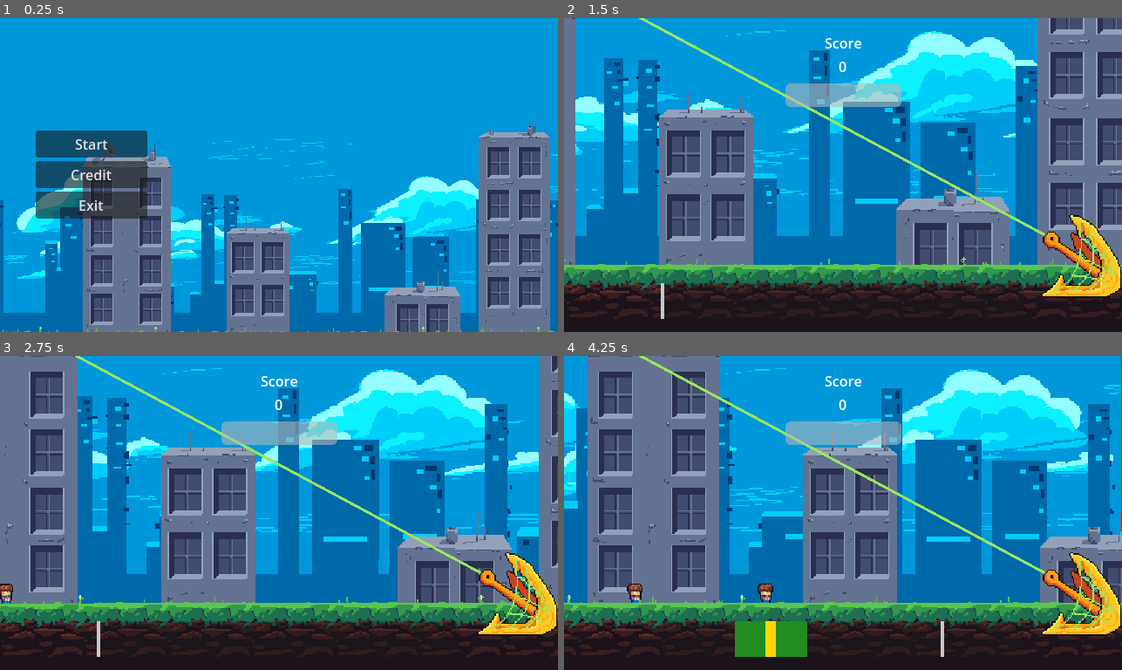
Above: before the commit, frames 1-4 (two rows, left to right).
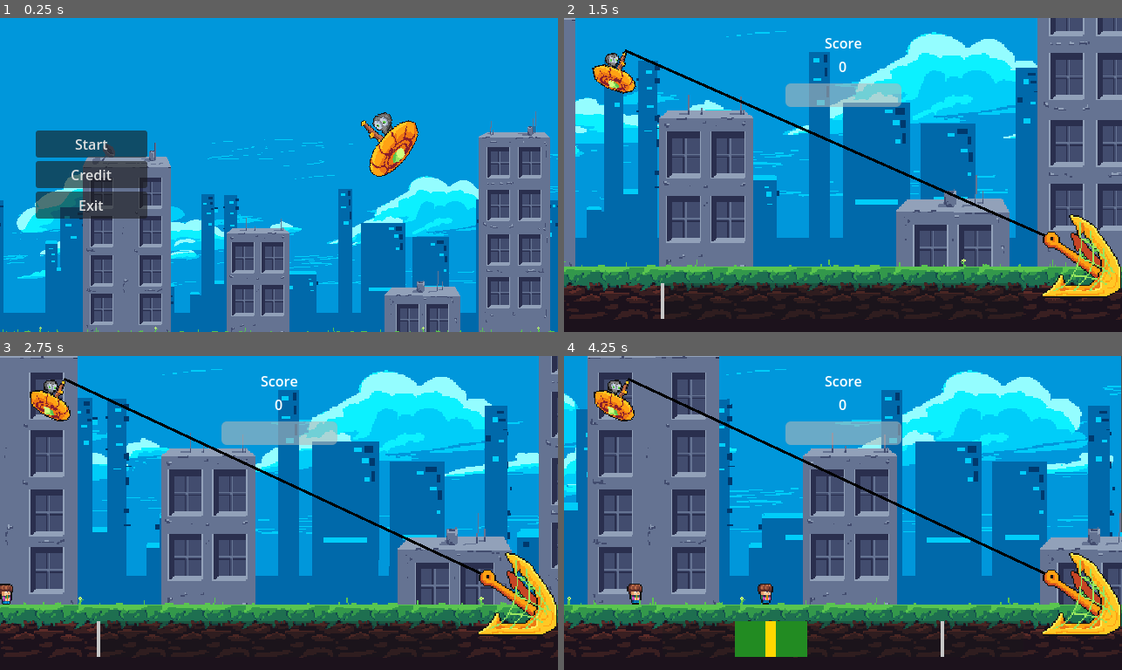
Above: after the commit, the same moments.

Repository: Tenes/mini-jam-153
Game: Godot game, scene res://Scenes/main_menu_scene.tscn
Same seed, same stepped clock (60 frames per second), same inputs: the game is played once before the commit and once after it.
Inputs (mouse positions are in pixels of both pictures, inside the frame that each line leads up to):
- Up to frame 1 (0.25 s): no input
- Up to frame 2 (1.5 s): click "Start" at 0.5 s; move the mouse to (965, 159) at 1.27 s; click (965, 159) at 1.35 s
- Up to frame 3 (2.75 s): move the mouse to (167, 528) at 2.02 s; click (167, 528) at 2.1 s
- Up to frame 4 (4.25 s): move the mouse to (898, 443) at 2.77 s; click (898, 443) at 2.85 s; move the mouse to (815, 575) at 3.52 s; click (815, 575) at 3.6 s

The runs differ from the first frame. In frame 1, 1.2% of the frame differs, in the area x 64-75%, y 30-51%; in frame 2, 10%; in frame 3, 10%; in frame 4, 11%, in the area x 0-100%, y 0-97%.

Commit message:
added zorblug

Diff:
--- /dev/null
+++ b/Models/Decor/WobblingSprite2D.gd
@@ -0,0 +1,13 @@
+extends Sprite2D
+
+
+# Called when the node enters the scene tree for the first time.
+func _ready():
+	var tween = get_tree().create_tween().set_loops()
+	tween.tween_property(self,"position",Vector2.UP * 5,0.5).from_current()
+	tween.tween_property(self,"position",Vector2.DOWN * 5,0.5).from_current()
+
+
+# Called every frame. 'delta' is the elapsed time since the previous frame.
+func _process(delta):
+	pass
--- a/Models/Interactable/interactable.tscn
+++ b/Models/Interactable/interactable.tscn
@@ -6,7 +6,7 @@
 [sub_resource type="RectangleShape2D" id="RectangleShape2D_spf4m"]
 size = Vector2(8, 13.5)
 
-[node name="Interactable" type="Node2D"]
+[node name="Interactable2" type="Node2D"]
 script = ExtResource("1_ju4d7")
 
 [node name="Hitbox" type="Area2D" parent="."]
@@ -22,7 +22,6 @@
 
 [node name="AudioStreamPlayer2D" type="AudioStreamPlayer2D" parent="."]
 stream = ExtResource("2_okfs3")
-volume_db = -5.0
 pitch_scale = 1.05
 
 [connection signal="area_entered" from="Hitbox" to="." method="_on_hitbox_area_entered"]
--- a/Models/Rope/Rope.gd
+++ b/Models/Rope/Rope.gd
@@ -2,12 +2,13 @@
 class_name Rope
 
 var linkedHarpoon : Harpoon;
-
+@export var origin : Marker2D
 func linkToHarpoon(harpoon: Harpoon) -> void:
 	width = 2;
-	add_point(Vector2(0, 0));
+	add_point(origin.global_position);
 	add_point(harpoon.getRopeHolePoint());
 	linkedHarpoon = harpoon;
 
 func update() -> void:
 	self.points[1] = linkedHarpoon.getRopeHolePoint();
+	self.points[0] = origin.global_position;
--- a/Models/UI/ActionProgressBar/action_progress_bar.tscn
+++ b/Models/UI/ActionProgressBar/action_progress_bar.tscn
@@ -39,7 +39,7 @@
 [node name="VSeparator" type="VSeparator" parent="."]
 unique_name_in_owner = true
 layout_mode = 0
-offset_right = 6.0
+offset_right = 4.0
 offset_bottom = 40.0
 mouse_filter = 2
 theme_override_styles/separator = SubResource("StyleBoxLine_xp6ne")
--- a/Scenes/city_scene.tscn
+++ b/Scenes/city_scene.tscn
@@ -1,10 +1,127 @@
-[gd_scene load_steps=6 format=3 uid="uid://baqpapnittkdk"]
+[gd_scene load_steps=11 format=3 uid="uid://baqpapnittkdk"]
 
 [ext_resource type="Script" path="res://Scripts/city_scene.gd" id="1_mbhew"]
 [ext_resource type="PackedScene" uid="uid://chammg8r5idns" path="res://Models/Harpoon/harpoon.tscn" id="2_skcxh"]
 [ext_resource type="Script" path="res://Models/Rope/Rope.gd" id="3_pj0cb"]
 [ext_resource type="PackedScene" uid="uid://djreke1bdr6mw" path="res://Models/UI/ui.tscn" id="4_d0i3i"]
 [ext_resource type="PackedScene" uid="uid://de4oqte1nvre1" path="res://Models/Decor/parallax_container_node_2d.tscn" id="5_1sjta"]
+[ext_resource type="Texture2D" uid="uid://dpn5qclfxhsak" path="res://Assets/Extraterrestre_02_50.png" id="6_yb2po"]
+
+[sub_resource type="Animation" id="Animation_lqm1x"]
+resource_name = "wobbling"
+length = 1.5
+loop_mode = 1
+tracks/0/type = "value"
+tracks/0/imported = false
+tracks/0/enabled = true
+tracks/0/path = NodePath("Extraterrestre02:position")
+tracks/0/interp = 2
+tracks/0/loop_wrap = true
+tracks/0/keys = {
+"times": PackedFloat32Array(0, 0.5, 1),
+"transitions": PackedFloat32Array(1, 1, 1),
+"update": 0,
+"values": [Vector2(233, 193), Vector2(251, 178.145), Vector2(251, 191.145)]
+}
+tracks/1/type = "value"
+tracks/1/imported = false
+tracks/1/enabled = true
+tracks/1/path = NodePath("Extraterrestre02:rotation")
+tracks/1/interp = 1
+tracks/1/loop_wrap = true
+tracks/1/keys = {
+"times": PackedFloat32Array(0, 0.5),
+"transitions": PackedFloat32Array(1, 1),
+"update": 0,
+"values": [-0.523599, 0.0]
+}
+
+[sub_resource type="Animation" id="Animation_4w3f2"]
+length = 0.001
+tracks/0/type = "value"
+tracks/0/imported = false
+tracks/0/enabled = true
+tracks/0/path = NodePath("Extraterrestre02:position")
+tracks/0/interp = 1
+tracks/0/loop_wrap = true
+tracks/0/keys = {
+"times": PackedFloat32Array(0),
+"transitions": PackedFloat32Array(1),
+"update": 0,
+"values": [Vector2(251, 178.145)]
+}
+tracks/1/type = "value"
+tracks/1/imported = false
+tracks/1/enabled = true
+tracks/1/path = NodePath("Extraterrestre02:rotation")
+tracks/1/interp = 1
+tracks/1/loop_wrap = true
+tracks/1/keys = {
+"times": PackedFloat32Array(0),
+"transitions": PackedFloat32Array(1),
+"update": 0,
+"values": [0.0]
+}
+tracks/2/type = "value"
+tracks/2/imported = false
+tracks/2/enabled = true
+tracks/2/path = NodePath("Extraterrestre02:scale")
+tracks/2/interp = 1
+tracks/2/loop_wrap = true
+tracks/2/keys = {
+"times": PackedFloat32Array(0),
+"transitions": PackedFloat32Array(1),
+"update": 0,
+"values": [Vector2(1, 1)]
+}
+
+[sub_resource type="Animation" id="Animation_sks6s"]
+resource_name = "wobbling_2"
+length = 10.0
+loop_mode = 1
+tracks/0/type = "value"
+tracks/0/imported = false
+tracks/0/enabled = true
+tracks/0/path = NodePath("Extraterrestre02:position")
+tracks/0/interp = 2
+tracks/0/loop_wrap = true
+tracks/0/keys = {
+"times": PackedFloat32Array(0, 0.5, 1, 3.5, 4.2, 4.5),
+"transitions": PackedFloat32Array(1, 1, 1, 1, 1, 1),
+"update": 0,
+"values": [Vector2(654, 107), Vector2(251, 178.145), Vector2(251, 191.145), Vector2(772.779, 128.753), Vector2(900.558, 108.615), Vector2(641, 126)]
+}
+tracks/1/type = "value"
+tracks/1/imported = false
+tracks/1/enabled = true
+tracks/1/path = NodePath("Extraterrestre02:rotation")
+tracks/1/interp = 1
+tracks/1/loop_wrap = true
+tracks/1/keys = {
+"times": PackedFloat32Array(0, 0.5, 3.5, 4.2, 4.5),
+"transitions": PackedFloat32Array(1, 1, 1, 1, 1),
+"update": 0,
+"values": [-0.523599, 0.0, -0.17637, -0.213764, 0.0]
+}
+tracks/2/type = "value"
+tracks/2/imported = false
+tracks/2/enabled = true
+tracks/2/path = NodePath("Extraterrestre02:scale")
+tracks/2/interp = 1
+tracks/2/loop_wrap = true
+tracks/2/keys = {
+"times": PackedFloat32Array(0, 0.7, 0.8, 1.9, 3.5, 4.2, 4.5, 6),
+"transitions": PackedFloat32Array(1, 1, 1, 1, 1, 1, 1, 1),
+"update": 0,
+"values": [Vector2(1, 1), Vector2(1.26, 1.26), Vector2(-1.227, 1.277), Vector2(-4.808, 5), Vector2(-3.51733, 4.11111), Vector2(-3.03085, 3.77607), Vector2(0.5, 0.5), Vector2(0.2, 0.2)]
+}
+
+[sub_resource type="AnimationLibrary" id="AnimationLibrary_y0ra3"]
+_data = {
+"RESET": SubResource("Animation_4w3f2"),
+"wobbling": SubResource("Animation_lqm1x"),
+"wobbling_2": SubResource("Animation_sks6s")
+}
 
 [node name="CityScene" type="Node"]
 script = ExtResource("1_mbhew")
@@ -12,10 +129,11 @@
 [node name="Harpoon" parent="." instance=ExtResource("2_skcxh")]
 position = Vector2(608, 328)
 
-[node name="Rope" type="Line2D" parent="."]
+[node name="Rope" type="Line2D" parent="." node_paths=PackedStringArray("origin")]
 width = 3.0
-default_color = Color(0.6, 0.901961, 0.372549, 1)
+default_color = Color(0, 0, 0, 1)
 script = ExtResource("3_pj0cb")
+origin = NodePath("../Extraterrestre02/Marker2D")
 
 [node name="InteractableContainer" type="Node2D" parent="."]
 position = Vector2(1, 336)
@@ -33,8 +151,25 @@
 zoom = Vector2(1.5, 1.5)
 
 [node name="ParallaxContainerNode2D" parent="." instance=ExtResource("5_1sjta")]
-position = Vector2(0, -25)
+position = Vector2(0, -24)
 
 [node name="Timer" type="Timer" parent="."]
 
+[node name="Extraterrestre02" type="Sprite2D" parent="."]
+position = Vector2(251.706, 190.335)
+rotation = -0.239332
+scale = Vector2(-1, 1)
+texture = ExtResource("6_yb2po")
+
+[node name="Marker2D" type="Marker2D" parent="Extraterrestre02"]
+position = Vector2(-11, -15.6254)
+
+[node name="AnimationPlayer" type="AnimationPlayer" parent="Extraterrestre02"]
+reset_on_save = false
+root_node = NodePath("../..")
+libraries = {
+"": SubResource("AnimationLibrary_y0ra3")
+}
+
 [connection signal="timeout" from="Timer" to="." method="_on_timer_timeout"]
+[connection signal="ready" from="Extraterrestre02/AnimationPlayer" to="Extraterrestre02/AnimationPlayer" method="play" binds= ["wobbling"]]
--- a/Scenes/main_menu_scene.tscn
+++ b/Scenes/main_menu_scene.tscn
@@ -1,7 +1,124 @@
-[gd_scene load_steps=3 format=3 uid="uid://brawasoc7mri6"]
+[gd_scene load_steps=8 format=3 uid="uid://brawasoc7mri6"]
 
 [ext_resource type="Script" path="res://Scripts/main_menu_scene.gd" id="1_vtil1"]
 [ext_resource type="PackedScene" uid="uid://de4oqte1nvre1" path="res://Models/Decor/parallax_container_node_2d.tscn" id="2_fwc7t"]
+[ext_resource type="Texture2D" uid="uid://caqx3n23kmt54" path="res://Assets/Extraterrestre_02.png" id="3_mesbx"]
+
+[sub_resource type="Animation" id="Animation_lqm1x"]
+resource_name = "wobbling"
+length = 1.5
+loop_mode = 1
+tracks/0/type = "value"
+tracks/0/imported = false
+tracks/0/enabled = true
+tracks/0/path = NodePath("Extraterrestre02:position")
+tracks/0/interp = 2
+tracks/0/loop_wrap = true
+tracks/0/keys = {
+"times": PackedFloat32Array(0, 0.5, 1),
+"transitions": PackedFloat32Array(1, 1, 1),
+"update": 0,
+"values": [Vector2(233, 193), Vector2(251, 178.145), Vector2(251, 191.145)]
+}
+tracks/1/type = "value"
+tracks/1/imported = false
+tracks/1/enabled = true
+tracks/1/path = NodePath("Extraterrestre02:rotation")
+tracks/1/interp = 1
+tracks/1/loop_wrap = true
+tracks/1/keys = {
+"times": PackedFloat32Array(0, 0.5),
+"transitions": PackedFloat32Array(1, 1),
+"update": 0,
+"values": [-0.523599, 0.0]
+}
+
+[sub_resource type="Animation" id="Animation_4w3f2"]
+length = 0.001
+tracks/0/type = "value"
+tracks/0/imported = false
+tracks/0/enabled = true
+tracks/0/path = NodePath("Extraterrestre02:position")
+tracks/0/interp = 1
+tracks/0/loop_wrap = true
+tracks/0/keys = {
+"times": PackedFloat32Array(0),
+"transitions": PackedFloat32Array(1),
+"update": 0,
+"values": [Vector2(251, 178.145)]
+}
+tracks/1/type = "value"
+tracks/1/imported = false
+tracks/1/enabled = true
+tracks/1/path = NodePath("Extraterrestre02:rotation")
+tracks/1/interp = 1
+tracks/1/loop_wrap = true
+tracks/1/keys = {
+"times": PackedFloat32Array(0),
+"transitions": PackedFloat32Array(1),
+"update": 0,
+"values": [0.0]
+}
+tracks/2/type = "value"
+tracks/2/imported = false
+tracks/2/enabled = true
+tracks/2/path = NodePath("Extraterrestre02:scale")
+tracks/2/interp = 1
+tracks/2/loop_wrap = true
+tracks/2/keys = {
+"times": PackedFloat32Array(0),
+"transitions": PackedFloat32Array(1),
+"update": 0,
+"values": [Vector2(1, 1)]
+}
+
+[sub_resource type="Animation" id="Animation_sks6s"]
+resource_name = "wobbling_2"
+length = 10.0
+loop_mode = 1
+tracks/0/type = "value"
+tracks/0/imported = false
+tracks/0/enabled = true
+tracks/0/path = NodePath("Extraterrestre02:position")
+tracks/0/interp = 2
+tracks/0/loop_wrap = true
+tracks/0/keys = {
+"times": PackedFloat32Array(0, 0.5, 1, 3.5, 4.2, 4.5),
+"transitions": PackedFloat32Array(1, 1, 1, 1, 1, 1),
+"update": 0,
+"values": [Vector2(654, 107), Vector2(251, 178.145), Vector2(251, 191.145), Vector2(772.779, 128.753), Vector2(900.558, 108.615), Vector2(641, 126)]
+}
+tracks/1/type = "value"
+tracks/1/imported = false
+tracks/1/enabled = true
+tracks/1/path = NodePath("Extraterrestre02:rotation")
+tracks/1/interp = 1
+tracks/1/loop_wrap = true
+tracks/1/keys = {
+"times": PackedFloat32Array(0, 0.5, 3.5, 4.2, 4.5),
+"transitions": PackedFloat32Array(1, 1, 1, 1, 1),
+"update": 0,
+"values": [-0.523599, 0.0, -0.17637, -0.213764, 0.0]
+}
+tracks/2/type = "value"
+tracks/2/imported = false
+tracks/2/enabled = true
+tracks/2/path = NodePath("Extraterrestre02:scale")
+tracks/2/interp = 1
+tracks/2/loop_wrap = true
+tracks/2/keys = {
+"times": PackedFloat32Array(0, 0.7, 0.8, 1.9, 3.5, 4.2, 4.5, 6),
+"transitions": PackedFloat32Array(1, 1, 1, 1, 1, 1, 1, 1),
+"update": 0,
+"values": [Vector2(1, 1), Vector2(1.26, 1.26), Vector2(-1.227, 1.277), Vector2(-4.808, 5), Vector2(-3.51733, 4.11111), Vector2(-3.03085, 3.77607), Vector2(0.5, 0.5), Vector2(0.2, 0.2)]
+}
+
+[sub_resource type="AnimationLibrary" id="AnimationLibrary_y0ra3"]
+_data = {
+"RESET": SubResource("Animation_4w3f2"),
+"wobbling": SubResource("Animation_lqm1x"),
+"wobbling_2": SubResource("Animation_sks6s")
+}
 
 [node name="MainMenuScene" type="CanvasLayer"]
 script = ExtResource("1_vtil1")
@@ -30,6 +147,23 @@
 text = "Exit
 "
 
+[node name="Extraterrestre02" type="Sprite2D" parent="."]
+position = Vector2(740.552, 91.5224)
+rotation = -0.511599
+scale = Vector2(0.97479, 0.97479)
+texture = ExtResource("3_mesbx")
+
+[node name="Marker2D" type="Marker2D" parent="Extraterrestre02"]
+position = Vector2(-19.8468, -27.6243)
+
+[node name="AnimationPlayer" type="AnimationPlayer" parent="Extraterrestre02"]
+reset_on_save = false
+root_node = NodePath("../..")
+libraries = {
+"": SubResource("AnimationLibrary_y0ra3")
+}
+
 [connection signal="pressed" from="VBoxContainer/Start" to="." method="_on_start_pressed"]
 [connection signal="pressed" from="VBoxContainer/Credit" to="." method="_on_credit_pressed"]
 [connection signal="pressed" from="VBoxContainer/Exit" to="." method="_on_exit_pressed"]
+[connection signal="ready" from="Extraterrestre02/AnimationPlayer" to="Extraterrestre02/AnimationPlayer" method="play" binds= ["wobbling_2"]]
Binary file added: Assets/Extraterrestre_01.aseprite
Binary file added: Assets/Extraterrestre_01.png
Not shown, added: Assets/Extraterrestre_01.png.import
Binary file added: Assets/Extraterrestre_02.aseprite
Binary file added: Assets/Extraterrestre_02.png
Not shown, added: Assets/Extraterrestre_02.png.import
Binary file added: Assets/Extraterrestre_02_50.png
Not shown, added: Assets/Extraterrestre_02_50.png.import
